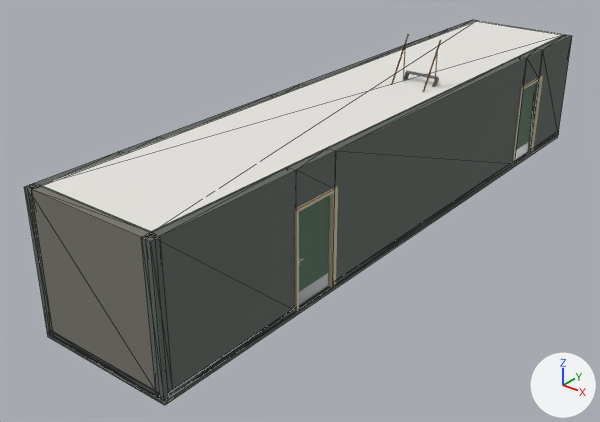
The glTF model assets/exports/wardzero/env/ENV_W0_ServiceCorridor_16m.glb: old version first, new version second.
Rendered twice from a 50 mm lens placed at (10.3, -17.36, 8.88), pointed at (-0.69, -3.62, 0.36). Every picture has the same lights, and +X, +Y and +Z are marked at lower right. The picture after the commit comes second. Mesh edges are drawn as thin lines on the coarser meshes. Objects named as collision shapes, trigger or cutter boxes, shadow casters or lower levels of detail are left out. Where no turn or scale is listed for an object, it has been applied to the vertices. Vertices at exactly the same position are counted once.

In view in the first picture: 'DOOR_Service_Historic_1200_Frame.005', 'DOOR_Service_Historic_1200_Leaf.004', 'DOOR_Service_Historic_1200_Leaf.005', 'ENV_W0_ServiceCorridor_16m_Architecture', 'ENV_W0_ServiceCorridor_16m_Ceiling', 'ENV_W0_ServiceCorridor_16m_Posts' and 2 more.
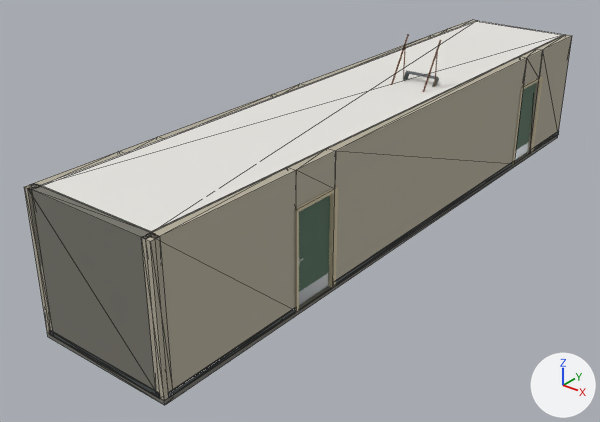
The change, as a list of edits to the scene's bpy script:
```text
Add mat_m_cinderblock_dirtywhite:
    mat_m_cinderblock_dirtywhite = principled_material('M_Cinderblock_DirtyWhite')
    mat_m_cinderblock_dirtywhite.base_color = (0.462, 0.423, 0.332)  # grey #b5ae9c
    mat_m_cinderblock_dirtywhite.roughness = 0.9
Change me_env_w0_servicecorridor_16m_architecture:
    where me_env_w0_servicecorridor_16m_architecture.from_pydata(...)  # 186 vertices, 360 faces; spans x -1.6..1.6, y -10.1..6.0, z -0.1..3.0
    used by ob_env_w0_servicecorridor_16m_architecture; location = (0.0, 0.0, 0.0)
    me_env_w0_servicecorridor_16m_architecture part 1
    10 faces are deleted
    10 new faces join them, mat_m_skirting_coved (dark grey #4a4f4f)
    me_env_w0_servicecorridor_16m_architecture part 2: 12 faces spanning x -1.6..1.6, y -10.1..6.0, z -0.1..0.0 switch from mat_m_tile_floor_checker_dark (dark grey #3e423c) to mat_m_concrete_stained (grey #77756c)
    me_env_w0_servicecorridor_16m_architecture part 3: 146 faces spanning x -1.6..1.6, y -10.0..6.0, z 0.0..3.0 switch from mat_m_paint_w0_greygreen (dark grey #5f6660) to mat_m_cinderblock_dirtywhite (grey #b5ae9c)
Change me_env_w0_servicecorridor_16m_posts:
    where me_env_w0_servicecorridor_16m_posts.from_pydata(...)  # 16 vertices, 24 faces; spans x -1.6..1.6, y -10.1..-9.9, z 0.0..3.0
    remove me_env_w0_servicecorridor_16m_posts.materials.append(mat_m_paint_w0_greygreen)  # dark grey #5f6660
    add me_env_w0_servicecorridor_16m_posts.materials.append(mat_m_cinderblock_dirtywhite)  # grey #b5ae9c
```

Pixel boxes (x1, y1, x2, y2) of what changed, in the pictures (600 x 422 px; the box of a moved part takes in the faces that stretch with it):
'ENV_W0_ServiceCorridor_16m_Posts', recoloured
    both: (24, 184, 173, 400)
part 1 of me_env_w0_servicecorridor_16m_architecture, moved or reshaped
    both: (49, 330, 160, 398)
part 2 of me_env_w0_servicecorridor_16m_architecture, recoloured
    both: (47, 135, 558, 405)
part 3 of me_env_w0_servicecorridor_16m_architecture, recoloured (dark grey to grey)
    both: (30, 20, 572, 393)
